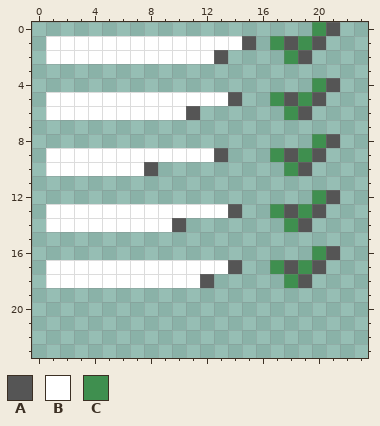
Edited in one commit: pixel-art file (assets/icons/angelus2010/HUDBottom/ang-questbook.aseprite). The picture above was drawn from the file before the commit.
24x24 pixels, 1 frame. The old version is drawn lined up with the new one.
Palette (. is transparent): A #555555  B #ffffff  C #3f8f4f
Pixels before, first column x 1:
 0 ...................CA
 1 BBBBBBBBBBBBBBA.CACA.
 2 BBBBBBBBBBBBA....CA..
 3 .....................
 4 ...................CA
 5 BBBBBBBBBBBBBA..CACA.
 6 BBBBBBBBBBA......CA..
 7 .....................
 8 ...................CA
 9 BBBBBBBBBBBBA...CACA.
10 BBBBBBBA.........CA..
11 .....................
12 ...................CA
13 BBBBBBBBBBBBBA..CACA.
14 BBBBBBBBBA.......CA..
15 .....................
16 ...................CA
17 BBBBBBBBBBBBBA..CACA.
18 BBBBBBBBBBBA.....CA..
Once edited:
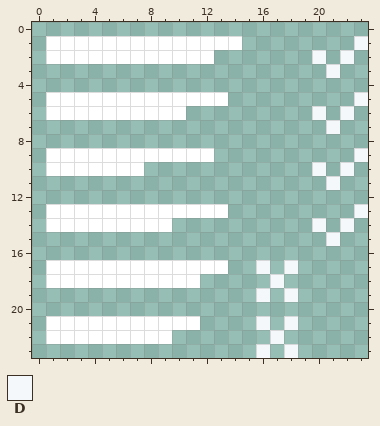
Colours new in this view: D #f5f8fa
The exact change:
whole drawing moved by -1,-1 (the old picture is shown already moved)
Changed rows in their new state; - is an unchanged pixel.
first column x 1:
 0 -------------------..--
 1 --------------.-....--D
 2 ------------.----..D-D-
 3 --------------------D--
 4 -------------------..--
 5 -------------.--....--D
 6 ----------.------..D-D-
 7 --------------------D--
 8 -------------------..--
 9 ------------.---....--D
10 -------.---------..D-D-
11 --------------------D--
12 -------------------..--
13 -------------.--....--D
14 ---------.-------..D-D-
15 --------------------D--
16 -------------------..--
17 -------------.-D.D..---
18 -----------.----D..----
19 ---------------D-D-----
21 BBBBBBBBBBB----D-D-----
22 BBBBBBBBB-------D------
23 ---------------D-D-----
Where, in picture pixels (left, top, right, bottom), the same in both pictures:
changed: (46, 22, 368, 358)
